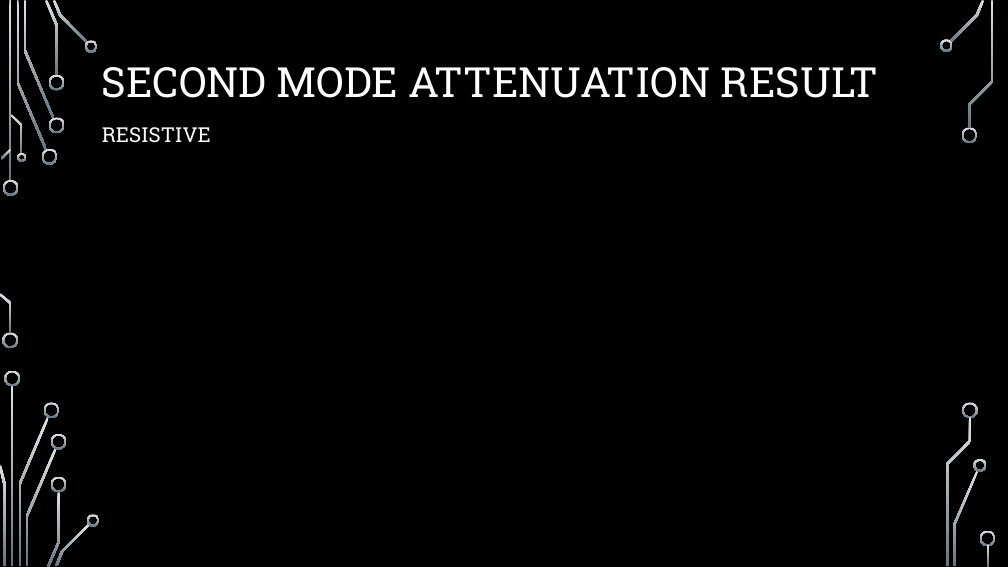
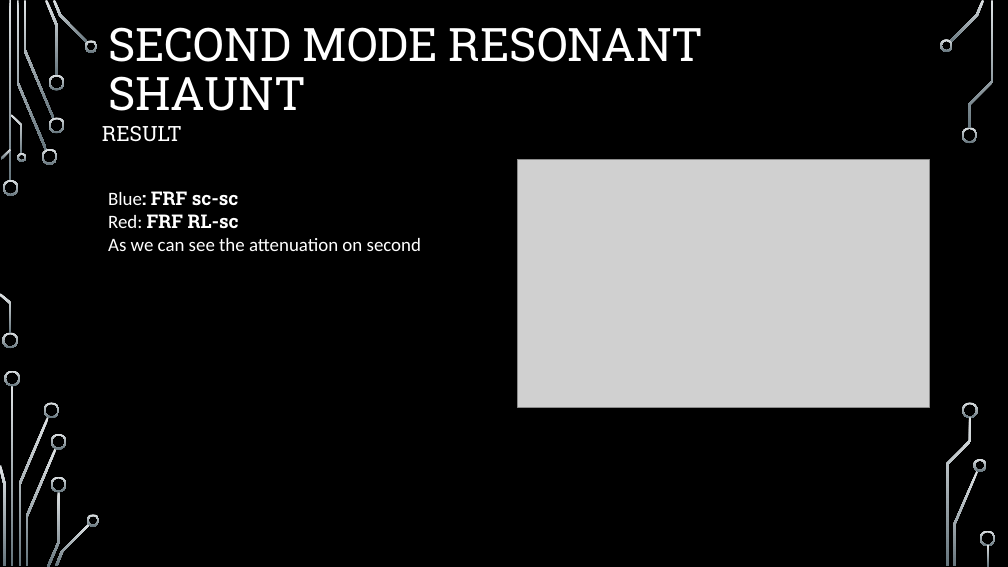
Before and after one commit to elchape99/SSCSA, a slide deck: slide 14 of presentazione_progetto.pptx (slide 10 before the commit). Drawn at 1008x567 pixels with LibreOffice and Linux fonts; fonts in the diff are those of the drawing; grey boxes stand for pictures; background and template pictures are left out. Boxes give left, top, right and bottom in pixels: in the first picture for what was removed or moved away, otherwise in the second. Text is boxed around its words. In the diff, an @@ line names an element or a change of style, - is before the commit and + after.

```diff
--- a/presentazione_progetto.pptx
+++ b/presentazione_progetto.pptx
@@ title at bbox=[108, 27, 704, 111]: text changed; size 39.6 to 44 pt @@
-SECOND MODE ATTENUATION RESULT
+SECOND MODE RESONANT SHAUNT
@@ text at bbox=[102, 126, 182, 142]: text changed; size 19.6 to 20 pt @@
-RESISTIVE
+RESULT
@@ picture added at bbox=[518, 160, 930, 407] @@
@@ text added at bbox=[108, 191, 421, 251], 18 pt, text #FFFFFF @@
+Blue: FRF sc-sc
+Red: FRF RL-sc
+As we can see the attenuation on second
```
Also in this commit, not shown: 4 other slides changed, 6 slides added, 2 slides removed, 11 other files.
